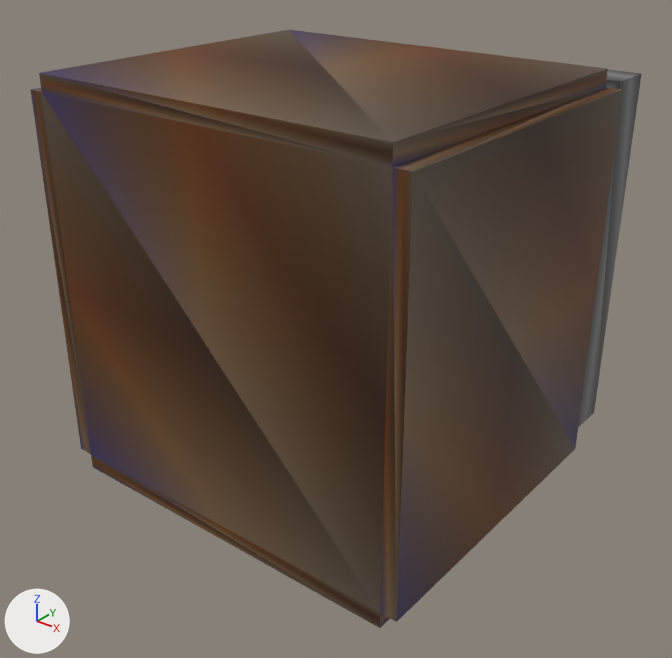
Two versions of the OBJ model src/main/resources/assets/contraptions/models/poweredPiston.obj, one commit apart.
One viewpoint serves both versions: a 50 mm camera at (1.291, -1.681, 0.878) aimed at (0.004, -0.073, -0.119). Every picture has the same lights, and +X, +Y and +Z are marked at lower left. Where no turn or scale is listed for an object, it has been applied to the vertices.

In view in the first picture: 'poweredPiston'.
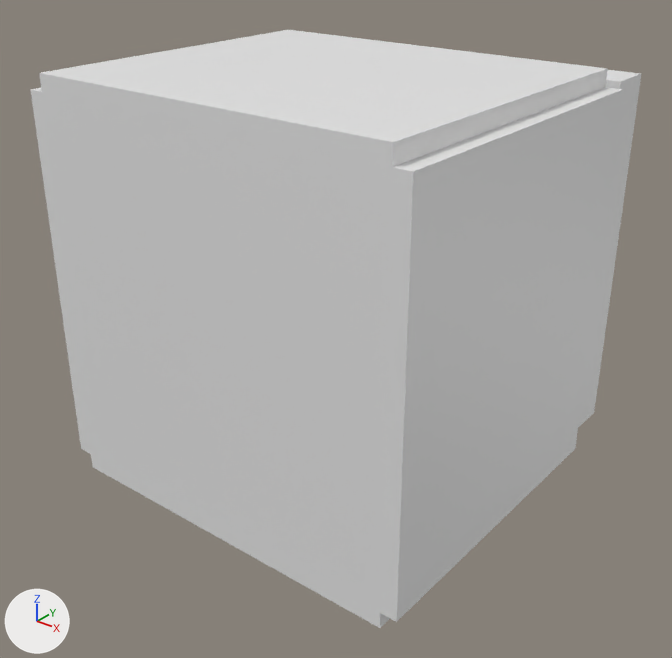
Boxes (x1, y1, x2, y2) around the edits, measured in the pictures (672 x 658 px):
'poweredPiston', recoloured (brown to grey)
    both: (31, 30, 641, 628)

What the commit changed:
me_poweredpiston has 48 vertices, 92 faces and spans x -0.5..0.5, y -0.5..0.5, z -0.495..0.505.
me_poweredpiston no longer uses material mat_lambert1 (picture img_poweredpiston_png).
